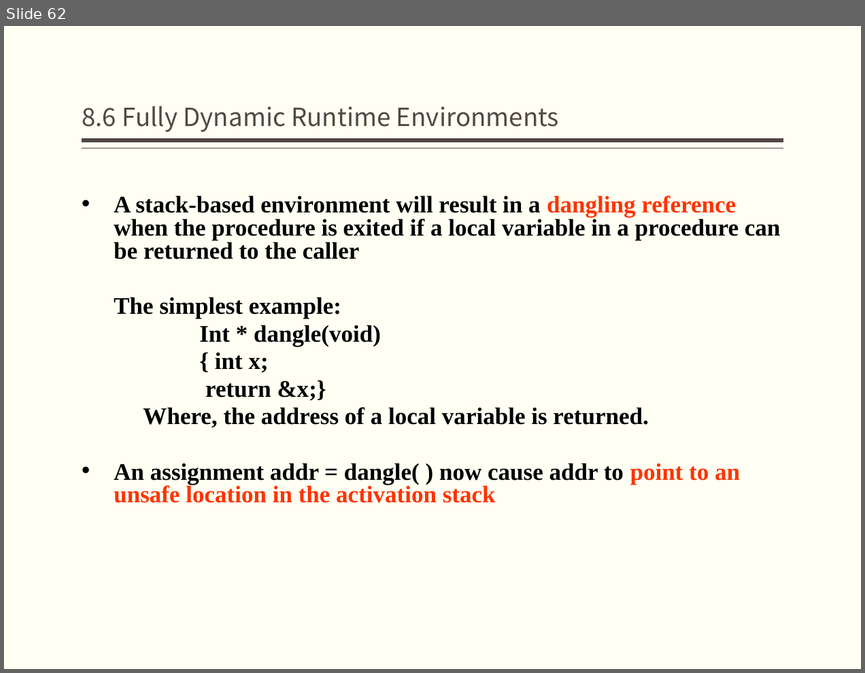
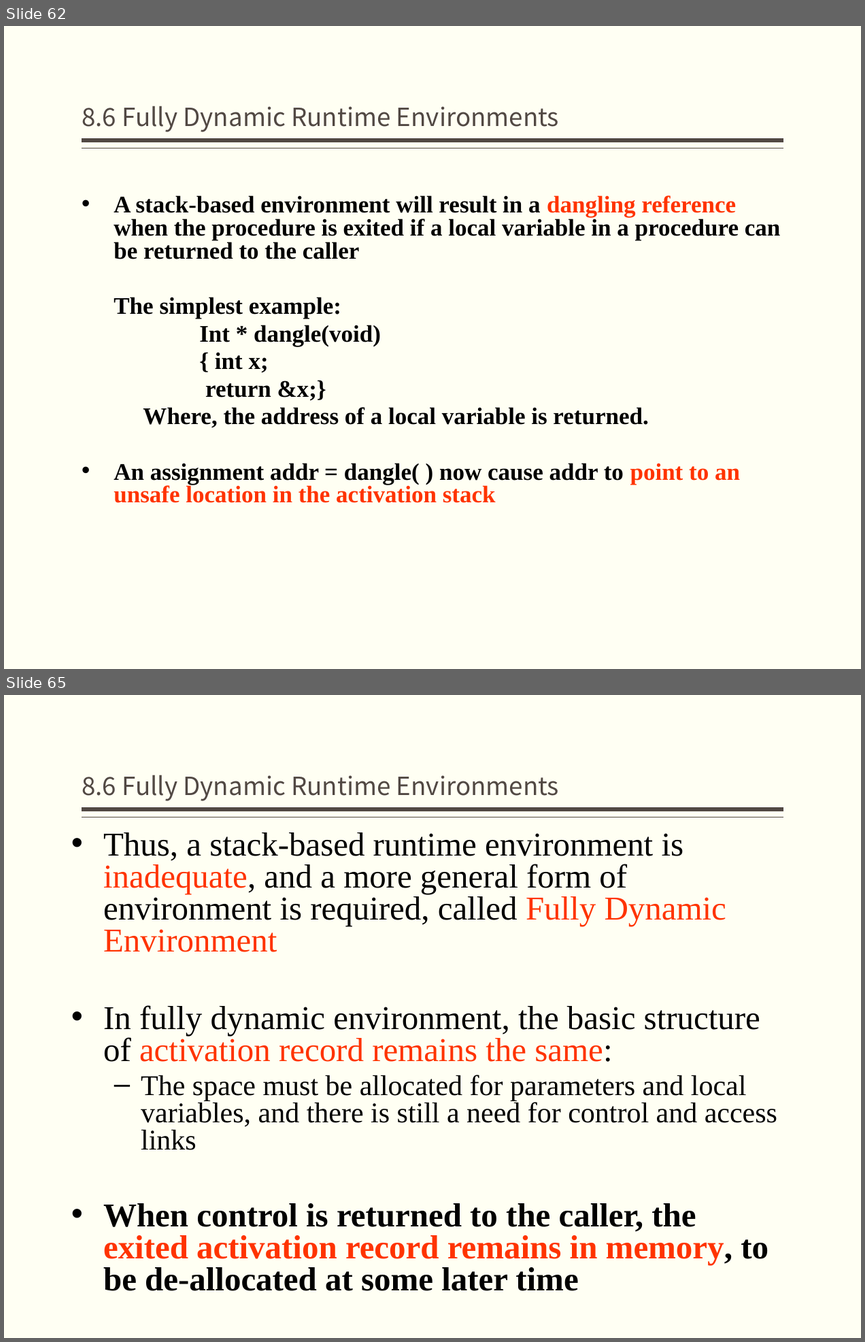
Before and after one commit to jz81/jz81.github.io, a slide deck: course/compiler/lecture/(Spring2020)Lecture8.pptx. Shown one above the other, each under a label of ours: slide 62 before the commit, slides 62 and 65 after it; the slides between them are not shown. The pictures are 865x673 and 865x1342 pixels, drawn with LibreOffice and Linux fonts; fonts in the diff are those of the drawing. Boxes give left, top, right and bottom in pixels: in the first picture for what was removed or moved away, otherwise in the second. Text is boxed around its words. In the diff, an @@ line names an element or a change of style, - is before the commit and + after.

```diff
--- a/course/compiler/lecture/(Spring2020)Lecture8.pptx
+++ b/course/compiler/lecture/(Spring2020)Lecture8.pptx
@@ slide 65 added at (4,695,861,1338), background #FFFFF3; not listed: 2 template elements that a slide beside it also shows @@
@@ title added at (82,775,559,801), 21 pt, text #514843 @@
+8.6 Fully Dynamic Runtime Environments
@@ text added at (103,832,777,1291), 28 pt, text #000000 @@
+• Thus, a stack-based runtime environment is inadequate, and a more general form of environment is required, called Fully Dynamic Environment
+• In fully dynamic environment, the basic structure of activation record remains the same:
+  – The space must be allocated for parameters and local variables, and there is still a need for control and access links
+• When control is returned to the caller, the exited activation record remains in memory, to be de-allocated at some later time
```
Also in this commit, not shown: 4 slides changed, 18 other slides added.
